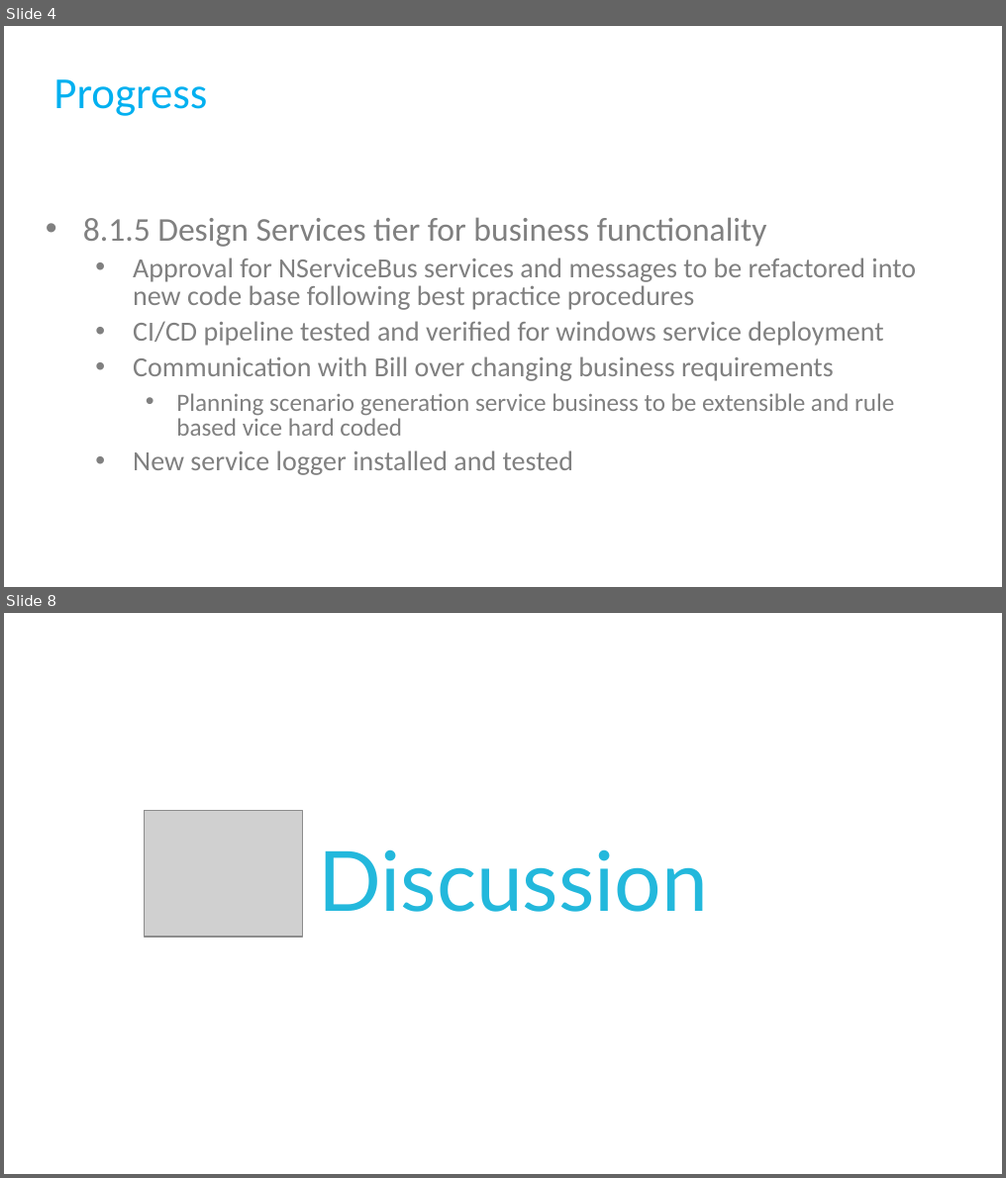
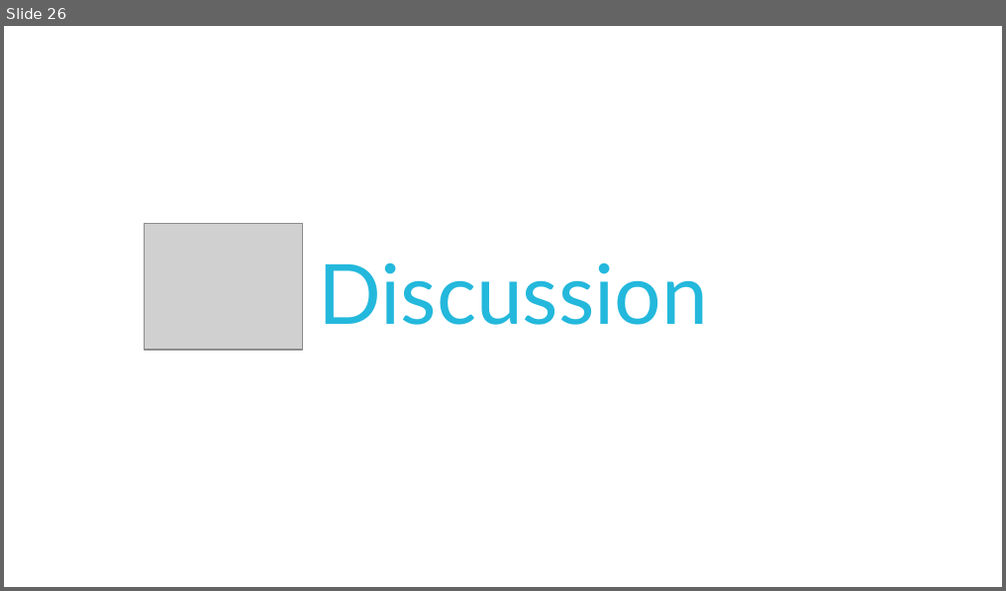
Before and after one commit to AndrewPHunter/ProgrammingPrinciplesAndPatterns, a slide deck: CSharpPractices.pptx. Shown one above the other, each under a label of ours: slides 4 and 8 before the commit, slide 26 after it; the slides between them are not shown. The pictures are 1006x1178 and 1006x591 pixels, drawn with LibreOffice and Linux fonts; fonts in the diff are those of the drawing; grey boxes stand for pictures; background and template pictures are left out. Boxes give left, top, right and bottom in pixels: in the first picture for what was removed or moved away, otherwise in the second. Text is boxed around its words. In the diff, an @@ line names an element or a change of style, - is before the commit and + after.

```diff
--- a/CSharpPractices.pptx
+++ b/CSharpPractices.pptx
@@ slide 4 removed at [4, 26, 1002, 587], background #FFFFFF @@
@@ title removed at [54, 79, 207, 116] @@
-Progress
@@ text removed at [83, 217, 916, 475] @@
-• 8.1.5 Design Services tier for business functionality
-  • Approval for NServiceBus services and messages to be refactored into new code base following best practice procedures
-  • CI/CD pipeline tested and verified for windows service deployment
-  • Communication with Bill over changing business requirements
-    • Planning scenario generation service business to be extensible and rule based vice hard coded
-  • New service logger installed and tested
@@ what was slide 8 is now slide 26 @@
```
Also in this commit, not shown: 25 slides added, 6 other slides removed, 18 other files.
